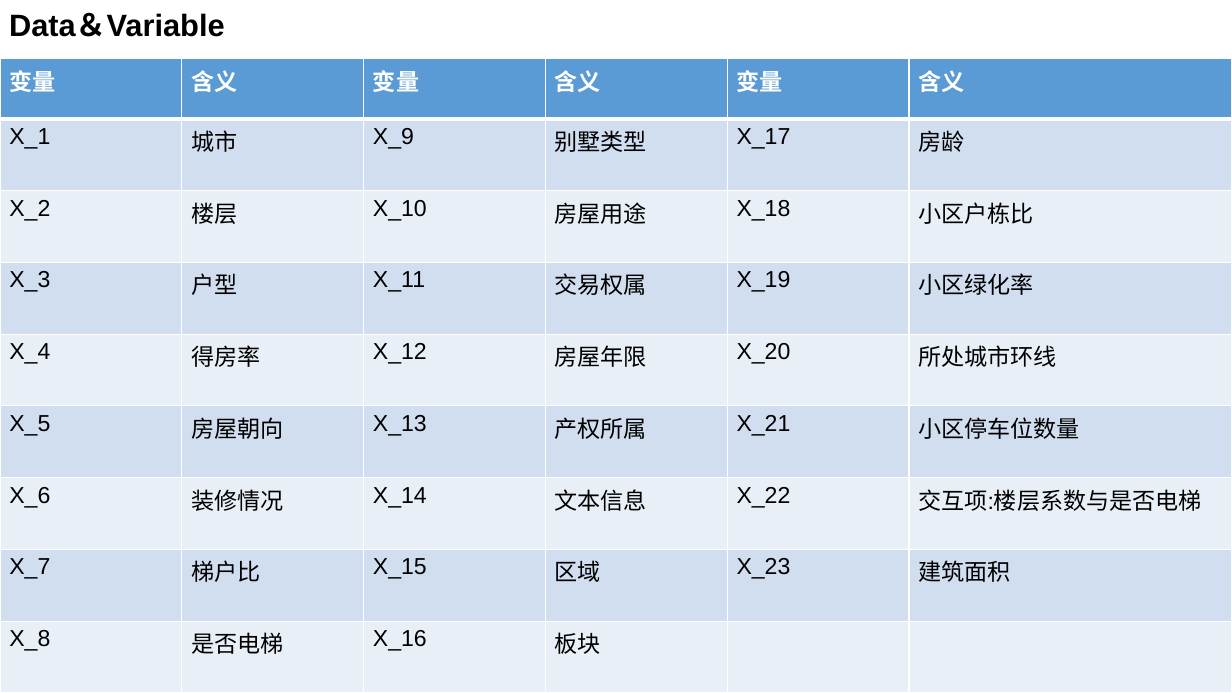
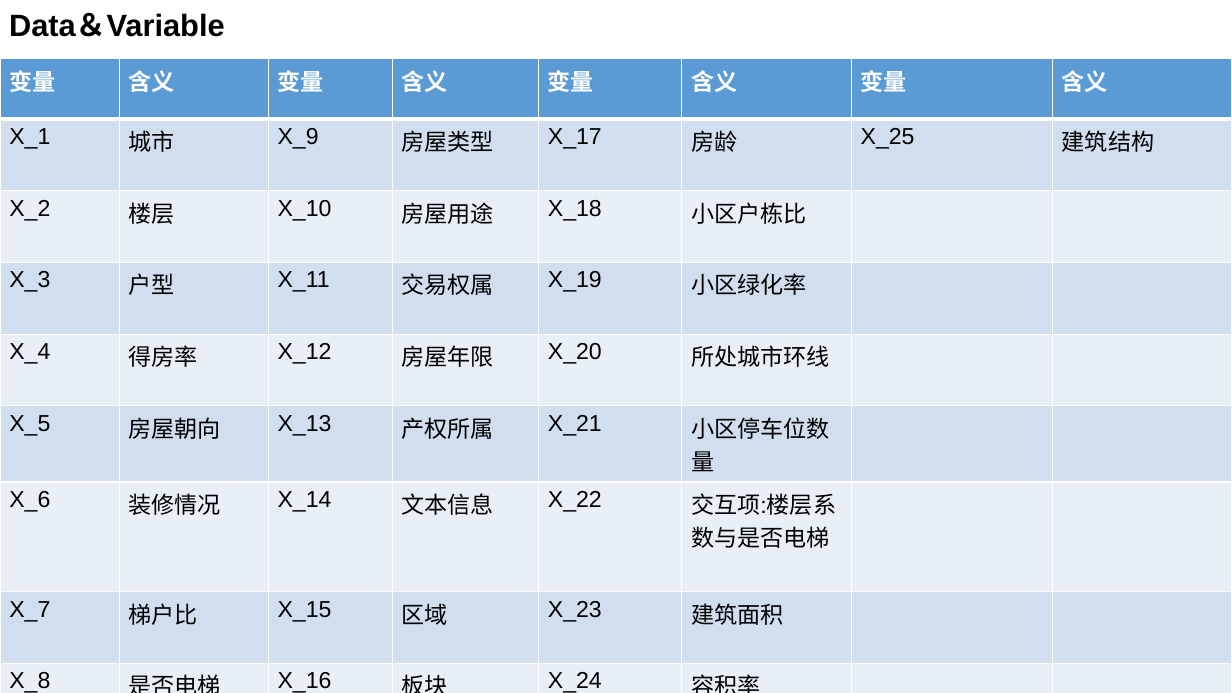
Before and after one commit to Quant-of-Renmin-University/QuantEcon2025_RUC, a slide deck: slide 1 of Homework/math/2022201353/midterm_slide_2022201353.pptx. Drawn at 1232x693 pixels with LibreOffice and Linux fonts; fonts in the diff are those of the drawing. Boxes give left, top, right and bottom in pixels: in the first picture for what was removed or moved away, otherwise in the second. Text is boxed around its words. In the diff, an @@ line names an element or a change of style, - is before the commit and + after.

```diff
--- a/Homework/math/2022201353/midterm_slide_2022201353.pptx
+++ b/Homework/math/2022201353/midterm_slide_2022201353.pptx
@@ table at box(0, 59, 1231, 693) @@
-column 4: 含义 | 别墅类型 | 房屋用途 | 交易权属 | 房屋年限 | 产权所属 | 文本信息 | 区域 | 板块
-column 5: 变量 | X_17 | X_18 | X_19 | X_20 | X_21 | X_22 | X_23 | 
-column 6: 含义 | 房龄 | 小区户栋比 | 小区绿化率 | 所处城市环线 | 小区停车位数量 | 交互项:楼层系数与是否电梯 | 建筑面积 | 
+column 4: 含义 | 房屋类型 | 房屋用途 | 交易权属 | 房屋年限 | 产权所属 | 文本信息 | 区域 | 板块
+column 5: 变量 | X_17 | X_18 | X_19 | X_20 | X_21 | X_22 | X_23 | X_24
+column 6: 含义 | 房龄 | 小区户栋比 | 小区绿化率 | 所处城市环线 | 小区停车位数量 | 交互项:楼层系数与是否电梯 | 建筑面积 | 容积率
+column 7: 变量 | X_25 |  |  |  |  |  |  | 
+column 8: 含义 | 建筑结构 |  |  |  |  |  |  | 
```
Also in this commit, not shown: 2 other slides changed, 1 other file.
